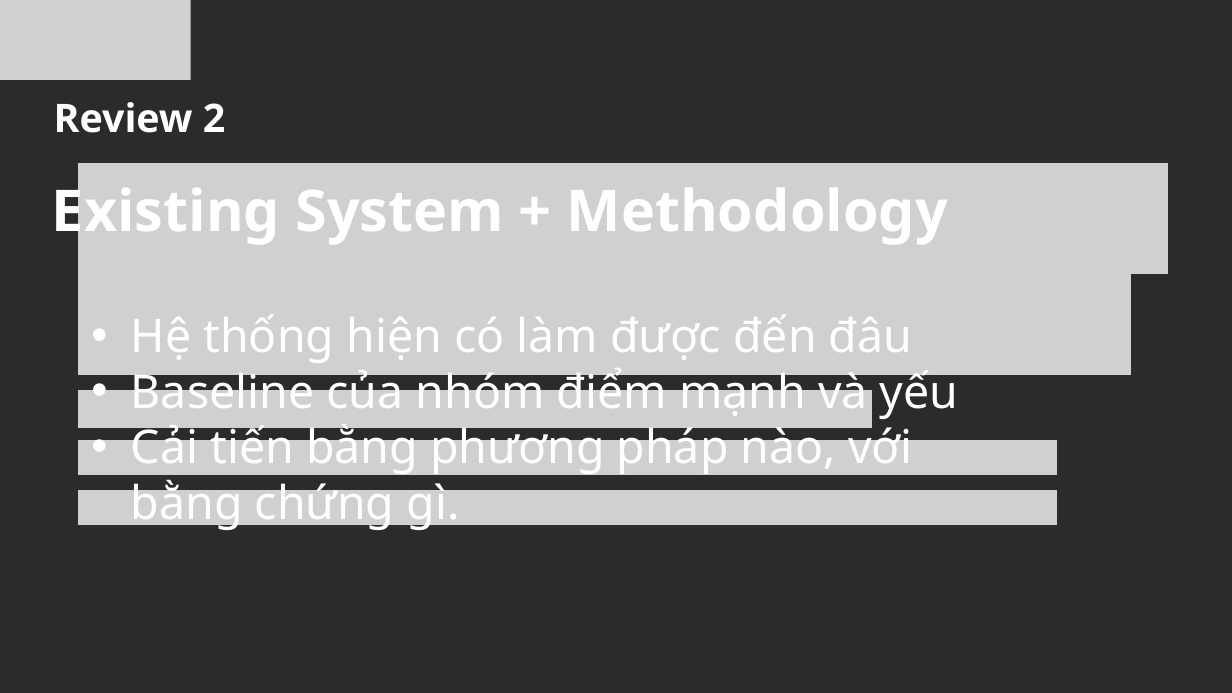
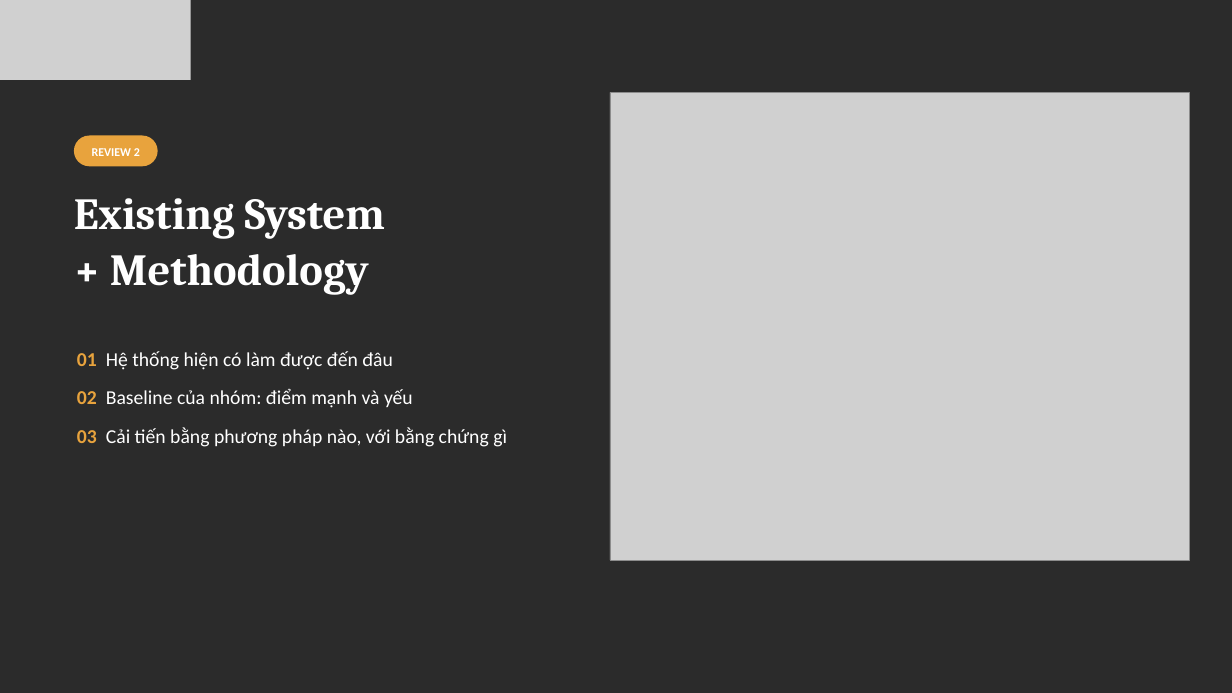
Before and after one commit to PLHGNAOH/ViVQA-VLM, a slide deck: slide 14 of docs/04_slides/cumulative/ViVQA-VLM_Review1-2_KLTN.pptx (slide 15 before the commit). Drawn at 1232x693 pixels with LibreOffice and Linux fonts; fonts in the diff are those of the drawing; grey boxes stand for pictures; background and template pictures are left out; a plain dark background stands for a picture behind light text. Boxes give left, top, right and bottom in pixels: in the first picture for what was removed or moved away, otherwise in the second. Text is boxed around its words. In the diff, an @@ line names an element or a change of style, - is before the commit and + after.

```diff
--- a/docs/04_slides/cumulative/ViVQA-VLM_Review1-2_KLTN.pptx
+++ b/docs/04_slides/cumulative/ViVQA-VLM_Review1-2_KLTN.pptx
@@ picture added at [610, 92, 1189, 561] @@
@@ rounded rectangle "REVIEW 2": place and size @@
-rounded rectangle "REVIEW 2" at [54, 102, 226, 133]
+rounded rectangle "REVIEW 2" at [74, 136, 158, 166]
@@ rounded rectangle "REVIEW 2" at [74, 136, 158, 166]: vertical alignment top to middle; fill none to #E8A33D @@
@@ text in rounded rectangle at [92, 148, 140, 156]: text changed; size 46 to 14 pt; font Noto Sans to Calibri @@
-Review 2
+REVIEW 2
@@ picture removed at [78, 163, 1168, 274] @@
@@ text added at [74, 198, 385, 295], 52 pt, text #FFFFFF, bold @@
+Existing System
++ Methodology
@@ picture removed at [78, 274, 1131, 375] @@
@@ text at [77, 351, 507, 447]: text changed; size 54.3 to 23 pt; font Noto Sans to Calibri @@
-Existing System + Methodology
-  • Hệ thống hiện có làm được đến đâu
-  • Baseline của nhóm điểm mạnh và yếu
-  • Cải tiến bằng phương pháp nào, với bằng chứng gì.
+01 Hệ thống hiện có làm được đến đâu
+02 Baseline của nhóm: điểm mạnh và yếu
+03 Cải tiến bằng phương pháp nào, với bằng chứng gì
@@ picture removed at [78, 390, 872, 428] @@
@@ picture removed at [78, 440, 1057, 475] @@
@@ picture removed at [78, 490, 1057, 525] @@
```
Also in this commit, not shown: 37 other slides changed, 4 slides removed, 3 other files.
